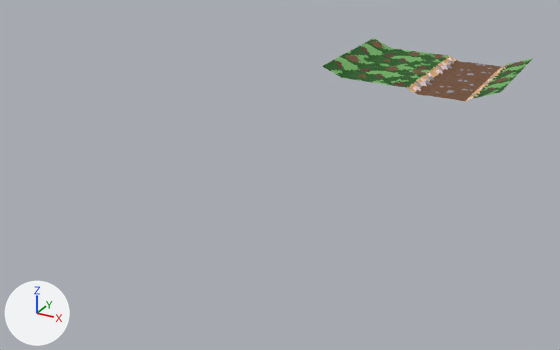
One commit to the FBX model LD42/Assets/_Models/MapPack1.fbx: the scene before it, then after it.
One viewpoint serves both versions: a 50 mm camera at (122.0, -351.0, 99.0) aimed at (-4.0, -123.0, -15.0). Every picture has the same lights, and +X, +Y and +Z are marked at lower left.

Names of what the first picture shows: 'Ground_1', 'Ground_2', 'Ground_3', 'Hill_1', 'Hill_2', 'River_1', 'River_2', 'River_3'.
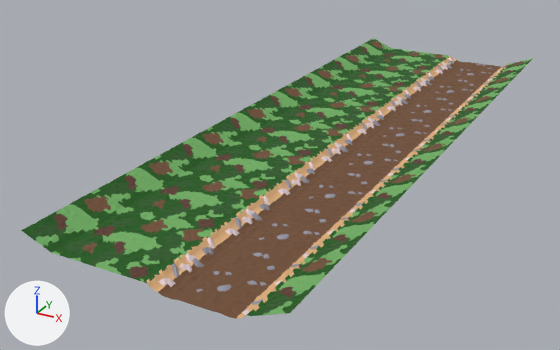
Diff of the bpy script that builds the scene:
```diff
--- a/LD42/Assets/_Models/MapPack1.fbx.py
+++ b/LD42/Assets/_Models/MapPack1.fbx.py
@@ me_plane_030 @@
 # used by ob_river_1; location = (20.0, 0.0, 0.0)
-me_plane_030.from_pydata(...)  # 671 vertices, 1200 faces; spans x -5.0..5.0, y -45.0..15.0, z -2.3..0.3
+me_plane_030.from_pydata(...)  # 2651 vertices, 4800 faces; spans x -5.0..5.0, y -225.0..15.0, z -2.3..0.3
+# me_plane_030 part 1: 1980 vertices added at x -5.0..5.0, y -225.0..-46.0, z -2.3..0.3
 me_plane_030.materials.append(mat_overall)
@@ me_plane_022 @@
 # used by ob_hill_1; location = (50.0, 0.0, 0.0)
-me_plane_022.from_pydata(...)  # 671 vertices, 1200 faces; spans x -5.0..5.0, y -45.0..15.0, z -0.2..4.2
+me_plane_022.from_pydata(...)  # 2651 vertices, 4800 faces; spans x -5.0..5.0, y -225.0..15.0, z -0.2..4.2
+# me_plane_022 part 3: 1980 vertices added at x -5.0..5.0, y -225.0..-46.0, z -0.2..4.2
 me_plane_022.materials.append(mat_overall)
@@ me_plane_032 @@
 # used by ob_river_3; location = (40.0, 0.0, 0.0)
-me_plane_032.from_pydata(...)  # 671 vertices, 1200 faces; spans x -5.0..5.0, y -45.0..15.0, z -2.2..0.2
+me_plane_032.from_pydata(...)  # 2651 vertices, 4800 faces; spans x -5.0..5.0, y -225.0..15.0, z -2.2..0.2
+# me_plane_032 part 8: 1980 vertices added at x -5.0..5.0, y -225.0..-46.0, z -2.2..0.2
 me_plane_032.materials.append(mat_overall)
@@ me_plane_003 @@
 # used by ob_ground_3; location = (-10.0, 0.0, 0.0)
-me_plane_003.from_pydata(...)  # 671 vertices, 1200 faces; spans x -5.0..5.0, y -45.0..15.0, z -0.3..0.5
+me_plane_003.from_pydata(...)  # 2651 vertices, 4800 faces; spans x -5.0..5.0, y -225.0..15.0, z -0.3..0.5
+# me_plane_003 part 6: 1980 vertices added at x -5.0..5.0, y -225.0..-46.0, z -0.3..0.5
 me_plane_003.materials.append(mat_overall)
@@ me_plane_031 @@
 # used by ob_river_2; location = (30.0, 0.0, 0.0)
-me_plane_031.from_pydata(...)  # 671 vertices, 1200 faces; spans x -5.0..5.0, y -45.0..15.0, z -2.2..-1.5
+me_plane_031.from_pydata(...)  # 2651 vertices, 4800 faces; spans x -5.0..5.0, y -225.0..15.0, z -2.2..-1.5
+# me_plane_031 part 2: 1980 vertices added at x -5.0..5.0, y -225.0..-46.0, z -2.2..-1.5
 me_plane_031.materials.append(mat_overall)
@@ me_plane_001 @@
 # used by ob_ground_1; location = (0.0, 0.0, 0.0)
-me_plane_001.from_pydata(...)  # 671 vertices, 1200 faces; spans x -5.0..5.0, y -45.0..15.0, z -0.2..0.4
+me_plane_001.from_pydata(...)  # 2651 vertices, 4800 faces; spans x -5.0..5.0, y -225.0..15.0, z -0.2..0.4
+# me_plane_001 part 5: 1980 vertices added at x -5.0..5.0, y -225.0..-46.0, z -0.2..0.4
 me_plane_001.materials.append(mat_overall)
@@ me_plane_002 @@
 # used by ob_ground_2; location = (10.0, 0.0, 0.0)
-me_plane_002.from_pydata(...)  # 671 vertices, 1200 faces; spans x -5.0..5.0, y -45.0..15.0, z -0.2..0.5
+me_plane_002.from_pydata(...)  # 2651 vertices, 4800 faces; spans x -5.0..5.0, y -225.0..15.0, z -0.2..0.5
+# me_plane_002 part 4: 1980 vertices added at x -5.0..5.0, y -225.0..-46.0, z -0.2..0.5
 me_plane_002.materials.append(mat_overall)
@@ me_plane_025 @@
 # used by ob_hill_2; location = (-20.0, 0.0, 0.0)
-me_plane_025.from_pydata(...)  # 671 vertices, 1200 faces; spans x -5.0..5.0, y -45.0..15.0, z -0.2..4.2
+me_plane_025.from_pydata(...)  # 2651 vertices, 4800 faces; spans x -5.0..5.0, y -225.0..15.0, z -0.2..4.2
+# me_plane_025 part 7: 1980 vertices added at x -5.0..5.0, y -225.0..-46.0, z -0.2..4.2
 me_plane_025.materials.append(mat_overall)
```

Where the change shows, as pixel boxes [x1, y1, x2, y2] in the pictures (560 x 350 px):
'Hill_2', reshaped (430% wider, 427% taller)
    before: [322, 38, 391, 78]
    after: [21, 38, 391, 253]
'River_1', reshaped (414% wider, 498% taller)
    before: [406, 56, 468, 96]
    after: [145, 56, 468, 300]
'River_2', reshaped (402% wider, 561% taller)
    before: [428, 62, 489, 99]
    after: [179, 62, 489, 312]
'River_3', reshaped (403% wider, 559% taller)
    before: [452, 63, 510, 101]
    after: [214, 63, 510, 319]
'Ground_2', reshaped (427% wider, 539% taller)
    before: [385, 53, 448, 88]
    after: [112, 53, 448, 282]
'Ground_1', reshaped (427% wider, 553% taller)
    before: [364, 51, 429, 84]
    after: [82, 51, 429, 272]
'Ground_3', reshaped (428% wider, 532% taller)
    before: [343, 48, 410, 81]
    after: [52, 48, 410, 262]
'Hill_1', reshaped (388% wider, 532% taller)
    before: [476, 58, 533, 98]
    after: [251, 58, 533, 316]
part 1 of me_plane_030, added (brown)
    after: [145, 88, 427, 300]
part 2 of me_plane_031, added (brown)
    after: [179, 96, 451, 312]
part 3 of me_plane_022, added (green)
    after: [251, 92, 501, 316]
part 4 of me_plane_002, added (green)
    after: [112, 84, 405, 282]
part 5 of me_plane_001, added (green)
    after: [82, 81, 384, 272]
part 6 of me_plane_003, added (green)
    after: [52, 78, 362, 262]
part 7 of me_plane_025, added (green)
    after: [21, 66, 341, 253]
part 8 of me_plane_032, added (brown)
    after: [214, 98, 475, 319]
